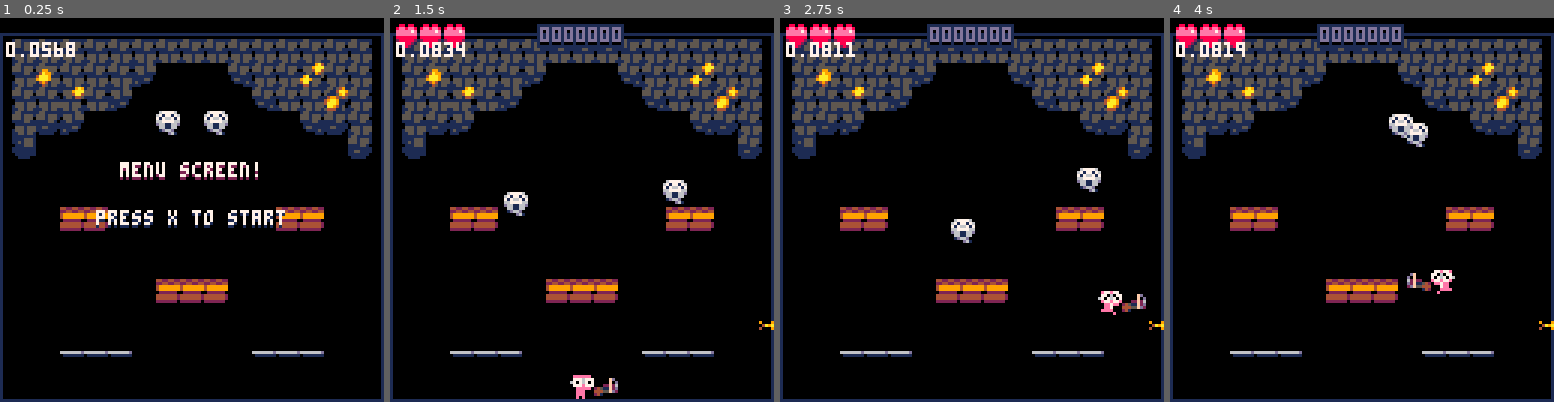
Above: before the commit, frames 1-4 (left to right).
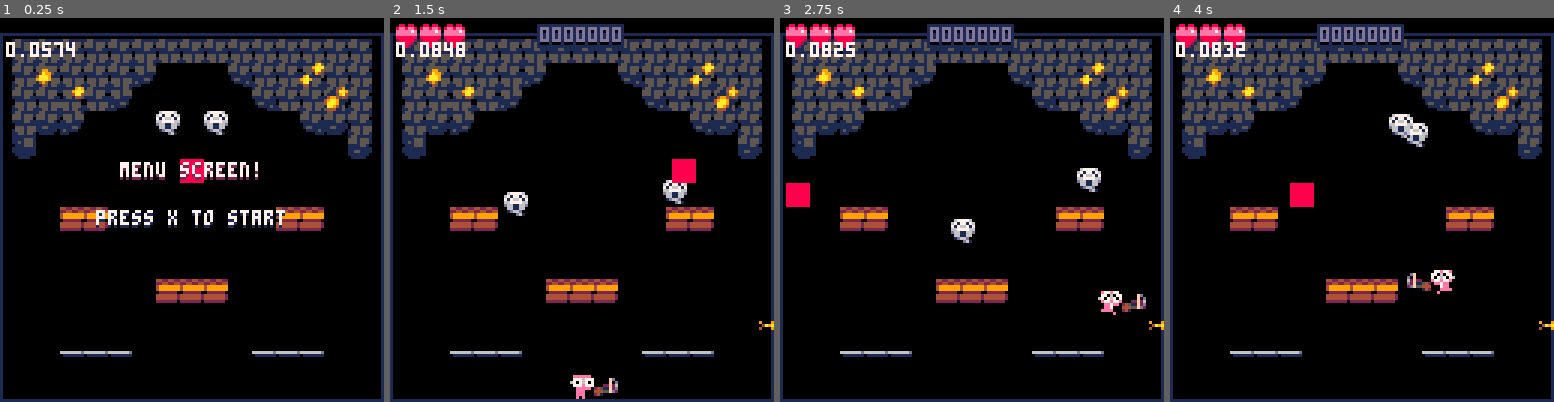
Above: after the commit, the same moments.

Repository: ARF-KIO-dev/GhostBreak
Game: PICO-8 cartridge ghostbreak.p8
The game is run twice, just before and just after one commit, with the same random seed, the same clock (stepped at 60 frames per second) and the same inputs.
Inputs:
- Up to frame 1 (0.25 s): no input
- Up to frame 2 (1.5 s): tap X (X key) at 0.33, 1.07 s; tap O (Z key) at 0.7 s
- Up to frame 3 (2.75 s): hold Right 1.6-2.1 s; tap O (Z key) at 1.7, 2.1, 2.5 s; tap X (X key) at 1.85 s; hold Up 2.15-2.42 s; hold Right from 2.47 s (still down)
- Up to frame 4 (4 s): tap O (Z key) at 2.9, 3.3, 3.7 s; tap X (X key) at 2.97 s; release Right at 3.03 s; hold Left 3.08-3.58 s; hold Down 3.63-3.97 s

The runs differ from the first frame. In frame 1, 0.3% of the frame differs, in the area x 14-54%, y 6-43%; in frame 2, 0.4%; in frame 3, 0.5%, in the area x 1-20%, y 6-50%; in frame 4, 0.5%.

Commit message:
Update ghostbreak.p8
- Player now respawns on death
- Small invuln timer on respawn
- Testing other hazard types.

Diff:
--- a/ghostbreak.p8
+++ b/ghostbreak.p8
@@ -30,12 +30,31 @@
 	 end
 
 	 if p_dead then
-	  level_state = 2
-	  if round_end_timer > 0 then
-	   round_end_timer -= 1
-	 	elseif btnp(❎) then
-	 		load_game_from_menu()
-	 	end
+
+	 	-- no lives!
+
+	 	if p_lives <= 0 then
+
+		  level_state = 2
+		  if round_end_timer > 0 then
+		   round_end_timer -= 1
+		 	elseif btnp(❎) then
+		 		load_game_from_menu()
+		 	end
+
+		 else
+
+		 	p_dead_timer -= 1
+		 	if p_dead_timer <= 0 then
+
+		 		p_dead = false
+		 		p_inv_timer = 150
+		 		px = 64
+		 		py = 128
+
+		 	end
+
+		 end
 	 end
 
 	 -- --------------------
@@ -48,6 +67,7 @@
 		 update_player()
 		 update_items()
 		 update_ghosts()
+		 update_saws()
 		 update_projectiles()
 
  	else
@@ -77,6 +97,7 @@
 
 	 draw_bricks()
 	 draw_ghosts()
+	 draw_saws()
 
  end
 
@@ -178,6 +199,8 @@
  projectiles = {}
  items = {}
  ghosts = {}
+ saws = {}
+ particles = {}
  score = 0
  px,py = 60,128
 end
@@ -398,11 +421,14 @@
 
 p_lives = 3
 p_dead = false
+p_inv_timer = 0
+p_dead_timer = 0
 
 p_2frame = false
 p_2frame_timer = 3
 p_face_left = false
 p_looking_up = false
+p_looking_down = false
 p_spr = 1
 
 p_grav = 0
@@ -415,6 +441,28 @@
 
 btno,btnx,btnx_held,btno_held = false,false,false,false
 
+-- reuseable death trigger.
+
+function p_die()
+
+	if (p_dead) return
+
+	p_dead = true
+	p_dead_timer = 90
+
+	for _ = 1,8 do
+		new_particle(px,py,{8,2,14})
+	end
+
+	sfx(8)
+	p_lives -= 1
+
+end
+
+-- --------------------
+-- player main loop
+-- --------------------
+
 function update_player()
 
 	btnx = btn(❎)
@@ -426,24 +474,26 @@
 	-- --------------------------
 	-- could move into ghost
 	-- to save tokens...
-	if not p_dead then
+
+	if not p_dead and p_inv_timer <= 0 then
+
+		for s in all(saws) do
+		 if r_in_rect(p_box,s.box) then
+		  p_die()
+				break
+		 end
+		end
+
 		for g in all(ghosts) do
 
-		 if r_in_rect(
-		 				p_box,g.box) then
-
-				p_dead = true
-
-				for _ = 1,8 do
-				 new_particle(g.x,g.y,{8,2,14})
-				end
-
-				sfx(8)
-				p_lives -= 1
+		 if r_in_rect(p_box,g.box) then
+				p_die()
 				break
 			end
 		end
 	end
+
+	if (p_inv_timer > 0) p_inv_timer -= 1
 
 	-- being dead means no input!
 	local _is_moving = false
@@ -493,7 +543,9 @@
 	-- looking up?
 
 	p_looking_up = btn(⬆️)
+	p_looking_down = btn(⬇️)
 	p_spr = p_looking_up and 3 or 1
+	p_spr = p_looking_down and 6 or p_spr
 
 	-- use our weapon!
 
@@ -718,7 +770,11 @@
 
 	-- the goober himself
 	pal(11,0)
- spr(_p_spr,px,py,1,1,p_face_left)
+
+	if p_inv_timer % 2 == 0 then
+	 spr(_p_spr,px,py,1,1,p_face_left)
+	end
+
 	pal()
 
 	--draw_box(p_box)
@@ -770,9 +826,12 @@
 		new_brick(i,j,v)
 	end
 
+	-- saw blades
+	if (v == 42) new_hazard_saw(_x,_y)
+
+	-- ghosts
 	for k = 1,3 do
 		 if (v == 31 + k) new_ghost(_x,_y,1,k)
-
 	end
 
 
@@ -1626,7 +1685,45 @@
 
 
 -->8
--- hazards fx
+-- hazards + fx
+
+-- ----------
+-- sawblades!
+-- ----------
+
+saws = {}
+
+-- left / right screen hazards
+
+function new_hazard_saw(x,y)
+
+	add(saws, {
+		x=x,y=y,
+		box = new_box(x,y,7,7),
+		moves_right = true
+	})
+
+end
+
+function update_saws()
+	for saw in all(saws) do
+		saw.x += saw.moves_right and 1 or -1
+		if (saw.x > 128) saw.x = 0 saw.y += 8
+		if (saw.y > 128) saw.y = 0
+
+		saw.box = new_box(saw.x,saw.y,7,7)
+	end
+end
+
+function draw_saws()
+	for saw in all(saws) do
+	 spr(42,saw.x,saw.y)
+	end
+end
+
+-- ------
+-- vfx!
+-- ------
 
 particles = {}
 
@@ -1737,17 +1834,17 @@
 
 __map__
 4343434343434343434343434343430040404000000000000000000040404000000000000000000000000000000000000000000000000000000000000000000000000000000000000000000000000000000000000000000000000000000000000000000000000000000000000000000000000000000000000000000000000000
-4372434343550000005443434243430040404000000000220000000040404000000000000000000000000000000000000000000000000000000000000000000000000000000000000000000000000000000000000000000000000000000000000000000000000000000000000000000000000000000000000000000000000000
-4343524355000000000054434362430040404000000000000000000040404000000000000000000000000000000000000000000000000000000000000000000000000000000000000000000000000000000000000000000000000000000000000000000000000000000000000000000000000000000000000000000000000000
+4372434343550000005443434243430040404000000000210000000040404000000000000000000000000000000000000000000000000000000000000000000000000000000000000000000000000000000000000000000000000000000000000000000000000000000000000000000000000000000000000000000000000000
+4343524355000000000054434362430040404000210000000000210040404000000000000000000000000000000000000000000000000000000000000000000000000000000000000000000000000000000000000000000000000000000000000000000000000000000000000000000000000000000000000000000000000000
 4344550000002100210000005444430040404000000000000000000040404000000000000000000000000000000000000000000000000000000000000000000000000000000000000000000000000000000000000000000000000000000000000000000000000000000000000000000000000000000000000000000000000000
 4500000000000000000000000000440040404000000000000000000040404000000000000000000000000000000000000000000000000000000000000000000000000000000000000000000000000000000000000000000000000000000000000000000000000000000000000000000000000000000000000000000000000000
-0000000000000000000000000000000040404040000000000000000040404000000000000000000000000000000000000000000000000000000000000000000000000000000000000000000000000000000000000000000000000000000000000000000000000000000000000000000000000000000000000000000000000000
+000000000000002a000000000000000040404000000000000000000040404000000000000000000000000000000000000000000000000000000000000000000000000000000000000000000000000000000000000000000000000000000000000000000000000000000000000000000000000000000000000000000000000000
 0000000000000000000000000000000040404000000000000000000040404000000000000000000000000000000000000000000000000000000000000000000000000000000000000000000000000000000000000000000000000000000000000000000000000000000000000000000000000000000000000000000000000000
-0000414100000000000000414100000040404000000000000000004040404000000000000000000000000000000000000000000000000000000000000000000000000000000000000000000000000000000000000000000000000000000000000000000000000000000000000000000000000000000000000000000000000000
-0000000000000000000000000000000040404000000000000000000040404000000000000000000000000000000000000000000000000000000000000000000000000000000000000000000000000000000000000000000000000000000000000000000000000000000000000000000000000000000000000000000000000000
-0000000000000000000000000000000040404000000000000000000040404000000000000000000000000000000000000000000000000000000000000000000000000000000000000000000000000000000000000000000000000000000000000000000000000000000000000000000000000000000000000000000000000000
-00000000000041414100000000000000404040004f4f4f4f4f4f4f0040404000000000000000000000000000000000000000000000000000000000000000000000000000000000000000000000000000000000000000000000000000000000000000000000000000000000000000000000000000000000000000000000000000
-0000000000000000000000000000000040404000000000000000000040404000000000000000000000000000000000000000000000000000000000000000000000000000000000000000000000000000000000000000000000000000000000000000000000000000000000000000000000000000000000000000000000000000
+0000414100000000000000414100000040404000000000000000000040404000000000000000000000000000000000000000000000000000000000000000000000000000000000000000000000000000000000000000000000000000000000000000000000000000000000000000000000000000000000000000000000000000
+0000000000000000000000000000000040400000000000000000000000404000000000000000000000000000000000000000000000000000000000000000000000000000000000000000000000000000000000000000000000000000000000000000000000000000000000000000000000000000000000000000000000000000
+0000000000000000000000000000000040400000000000000000000000404000000000000000000000000000000000000000000000000000000000000000000000000000000000000000000000000000000000000000000000000000000000000000000000000000000000000000000000000000000000000000000000000000
+00000000000041414100000000000000404000004f4f4f4f4f4f4f0000404000000000000000000000000000000000000000000000000000000000000000000000000000000000000000000000000000000000000000000000000000000000000000000000000000000000000000000000000000000000000000000000000000
+0000000000000000000000000000000040400000000000000000000000404000000000000000000000000000000000000000000000000000000000000000000000000000000000000000000000000000000000000000000000000000000000000000000000000000000000000000000000000000000000000000000000000000
 0000000000000000000000000000000040404000000000000000000040404000000000000000000000000000000000000000000000000000000000000000000000000000000000000000000000000000000000000000000000000000000000000000000000000000000000000000000000000000000000000000000000000000
 00004f4f4f00000000004f4f4f0000004040400000004f4f4f00000040404000000000000000000000000000000000000000000000000000000000000000000000000000000000000000000000000000000000000000000000000000000000000000000000000000000000000000000000000000000000000000000000000000
 0000000000000000000000000000000040404000000000000000000040404000000000000000000000000000000000000000000000000000000000000000000000000000000000000000000000000000000000000000000000000000000000000000000000000000000000000000000000000000000000000000000000000000
Not shown, changed: 38 lines of the sprite sheet (__gfx__) section of ghostbreak.p8
